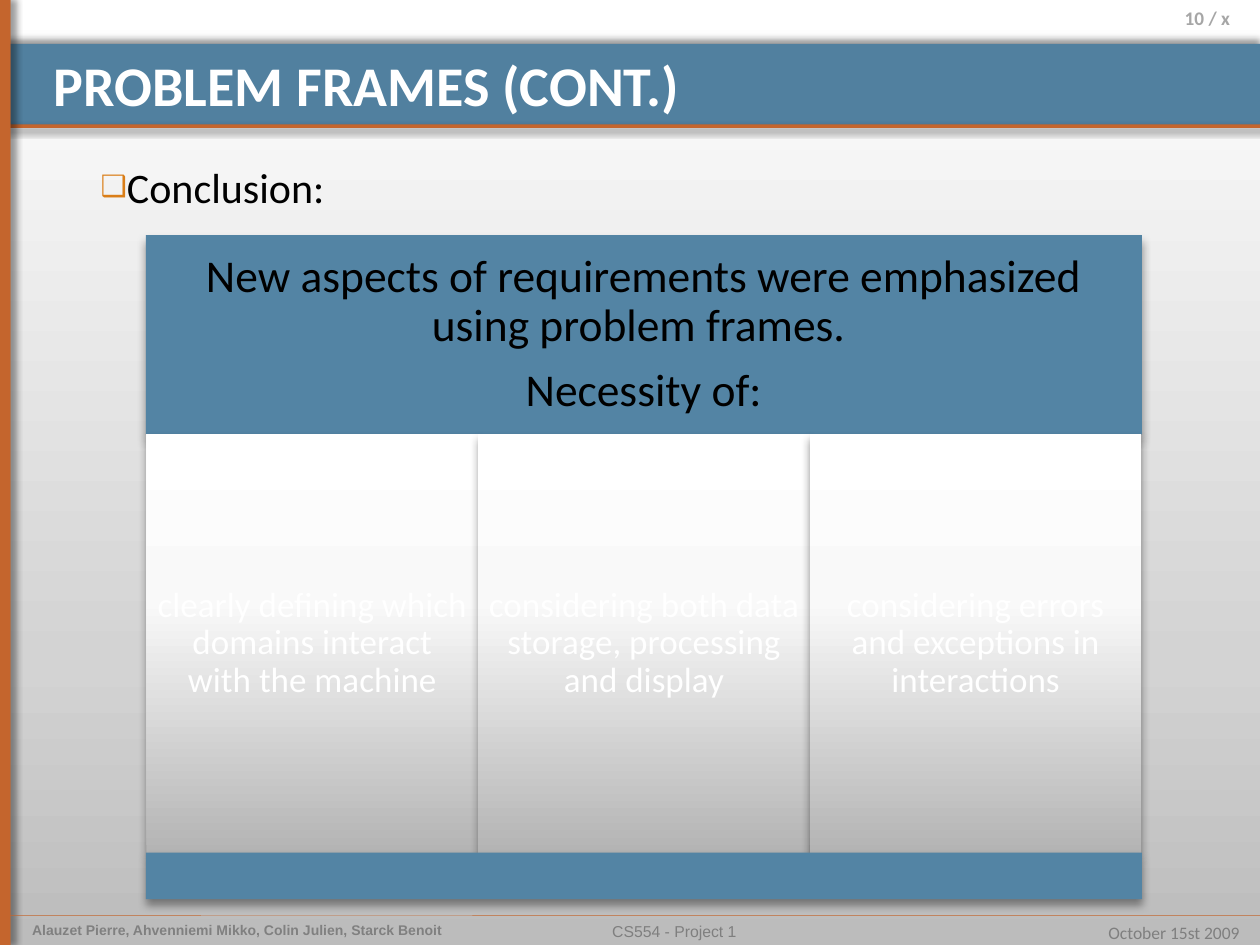
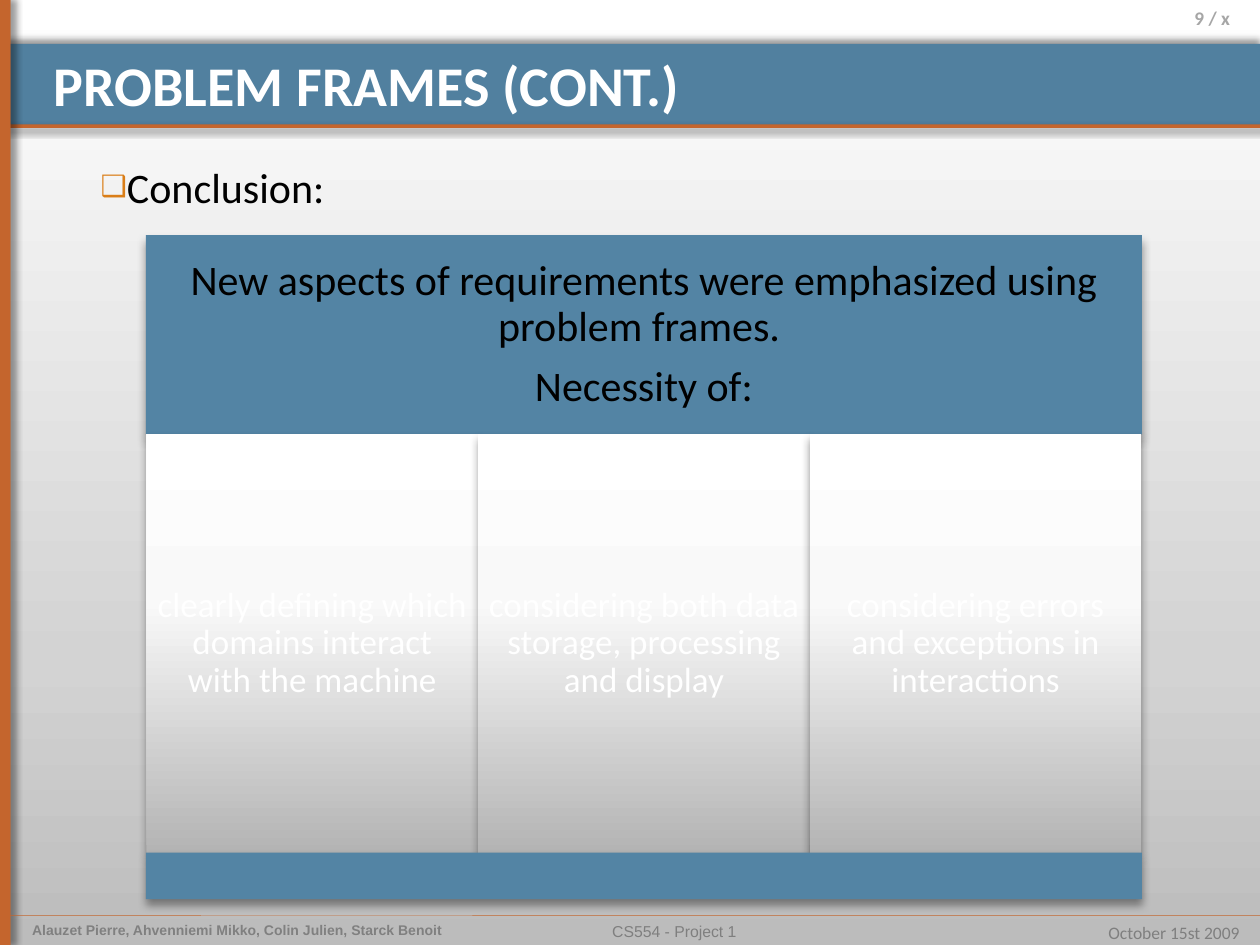
Before and after one commit to pierrealauzet/euroteam, a slide deck: slide 9 of Project 1/Part Final/CS554_EuroTeam_Project1.pptx (slide 10 before the commit). Drawn at 1260x945 pixels with LibreOffice and Linux fonts; fonts in the diff are those of the drawing. Boxes give left, top, right and bottom in pixels: in the first picture for what was removed or moved away, otherwise in the second. Text is boxed around its words. In the diff, an @@ line names an element or a change of style, - is before the commit and + after.

```diff
--- a/Project 1/Part Final/CS554_EuroTeam_Project1.pptx
+++ b/Project 1/Part Final/CS554_EuroTeam_Project1.pptx
@@ page number at box(1194, 12, 1230, 25): text changed @@
-10 / x
+9 / x
@@ text "New aspects of requirements were ..." at box(191, 266, 1097, 408): size 26 to 24 pt @@
```
Also in this commit, not shown: 6 other slides changed, 3 slides added, 1 slide removed.
